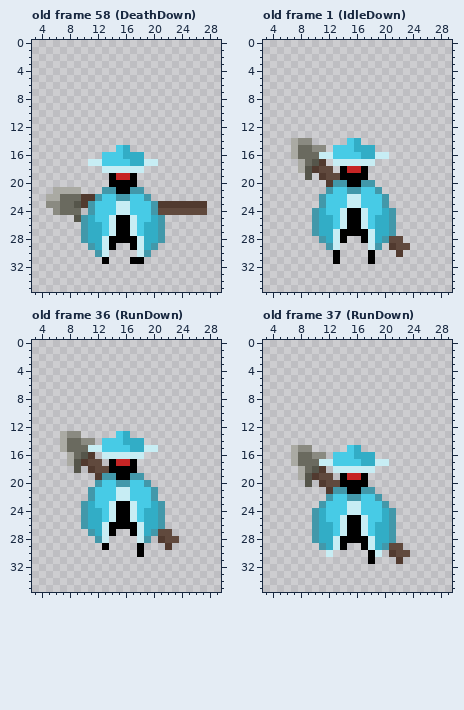
Two states of a pixel-art file, docs/concept_player.aseprite. The picture above is the old version.
32x48 pixels, 84 frames. Colours within 5 levels of each other are drawn and written as one. Shown: old frame 58 (DeathDown): x 3..29, y 0..35; old frame 1 (IdleDown): x 3..29, y 0..35; old frame 36 (RunDown): x 3..29, y 0..35; old frame 37 (RunDown): x 3..29, y 0..35. The commit also changed other frames, which this record leaves out.
The same view after the edit:
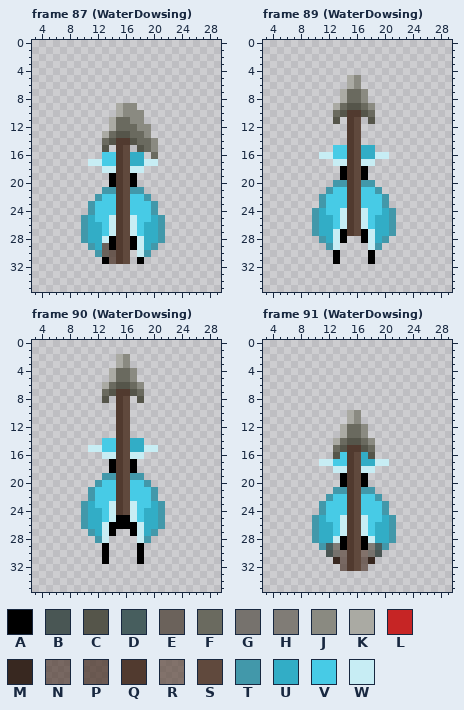
Palette (. is transparent): A #000000  B #495654  C #55554a  D #475e5e  E #6b625b  F #6a6a5f  G #76726d  H #807c76  J #8a8a81  K #aaaaa3  L #c62525  M #382820  N #513a2faf  P #513a2fc6  Q #513a2f  R #60493daf  S #60493d  T #4298aa  U #32adc6  V #47cbe6  W #c7edf4
A new or re-ordered frame is compared with the old frame closest to it.
From the commit log: Added mechanics to find hidden water holes using dowsing scan.
Difference:
frames 84 -> 94
Changed rows in their new state; - is an unchanged pixel.
Frame 87 (WaterDowsing) is new; against old frame 58 (DeathDown), layers "ToolFront", "Body", "Tool":
first column x 5:
 9 ----------KJJ----------
10 ----------KJJJ---------
11 ---------KFFJJ---------
12 ---------KFFFJJ--------
13 --------KFCCFFJ--------
14 --------FCQQCFFJ-------
15 --------C-QS-CFJ-------
16 ----------QS---F-------
17 ----------QS-----------
18 ----------QS-----------
19 ----------QS-----------
20 ----------QS-----------
21 -....-----QS-----------
22 .......---QS-----------
23 ......----QS----.......
24 -....-----QS----.......
25 ----.-----QS-----------
26 ----------QS-----------
27 ----------QS-----------
28 ----------QS-----------
29 --------E-QS-----------
30 --------EPQS-----------
31 ---------PQS.----------
Frame 89 (WaterDowsing) is new; against old frame 1 (IdleDown), layers "ToolFront", "Tool":
first column x 7:
 5 --------KJ-------
 6 --------KJ-------
 7 -------KFFJ------
 8 -------KFFJ------
 9 ------KFCCFJ-----
10 ------FCQQCF-----
11 ------C-QS-C-----
12 --------QS-------
13 --------QS-------
14 ...-----QS-------
15 .....---QS-------
16 ....----QS-------
17 -....---QS-------
18 -.....--QS-------
19 --.-...-QS-------
20 -----.--QS-------
21 --------QS-------
22 --------QS-------
23 --------QS-------
24 --------QS-------
25 --------QS-------
26 --------QS-------
27 --------QS-------
28 --------------..-
29 --------------...
30 ---------------.-
Frame 90 (WaterDowsing) is new; against old frame 36 (RunDown), layers "ToolFront", "Body", "Tool":
first column x 7:
 2 --------KJ-------
 3 --------KJ-------
 4 -------KFFJ------
 5 -------KFFJ------
 6 ------KFCCFJ-----
 7 ------FCQQCF-----
 8 ------C-QS-C-----
 9 --------QS-------
10 --------QS-------
11 --------QS-------
12 --------QS-------
13 ...-----QS-------
14 .....---QS-------
15 ....----QS-------
16 -....---QS-------
17 -.....--QS-------
18 --.-...-QS-------
19 -----.--QS-------
20 --------QS-------
21 --------QS-------
22 --------QS-------
23 --------QS-------
24 --------QS-------
27 --------------..-
28 --------------...
29 ---------------.-
30 ------A----------
31 ------A----A-----
Frame 91 (WaterDowsing) is new; against old frame 37 (RunDown), layers "ToolFront", "Cloak", "Tool":
first column x 7:
10 --------KJ-------
11 --------KJ-------
12 -------KFFJ------
13 -------KFFJ------
14 ------KFCCFJ-----
15 ...---FCQQCF-----
16 .....-C-QS-C-----
17 ....----QS-------
18 -....---QS-------
19 -.....--QS-------
20 --.-...-QS-------
21 -----.--QS-------
22 --------QS-------
23 --------QS-------
24 ---.T---QS---T.--
25 --------QS-------
26 --------QS-------
27 --------QS-------
28 --------QS-------
29 -----DH-QS-HD-..-
30 -----BGRQSRGB-...
31 ------MNQSNM---.-
32 -------NQSN------
